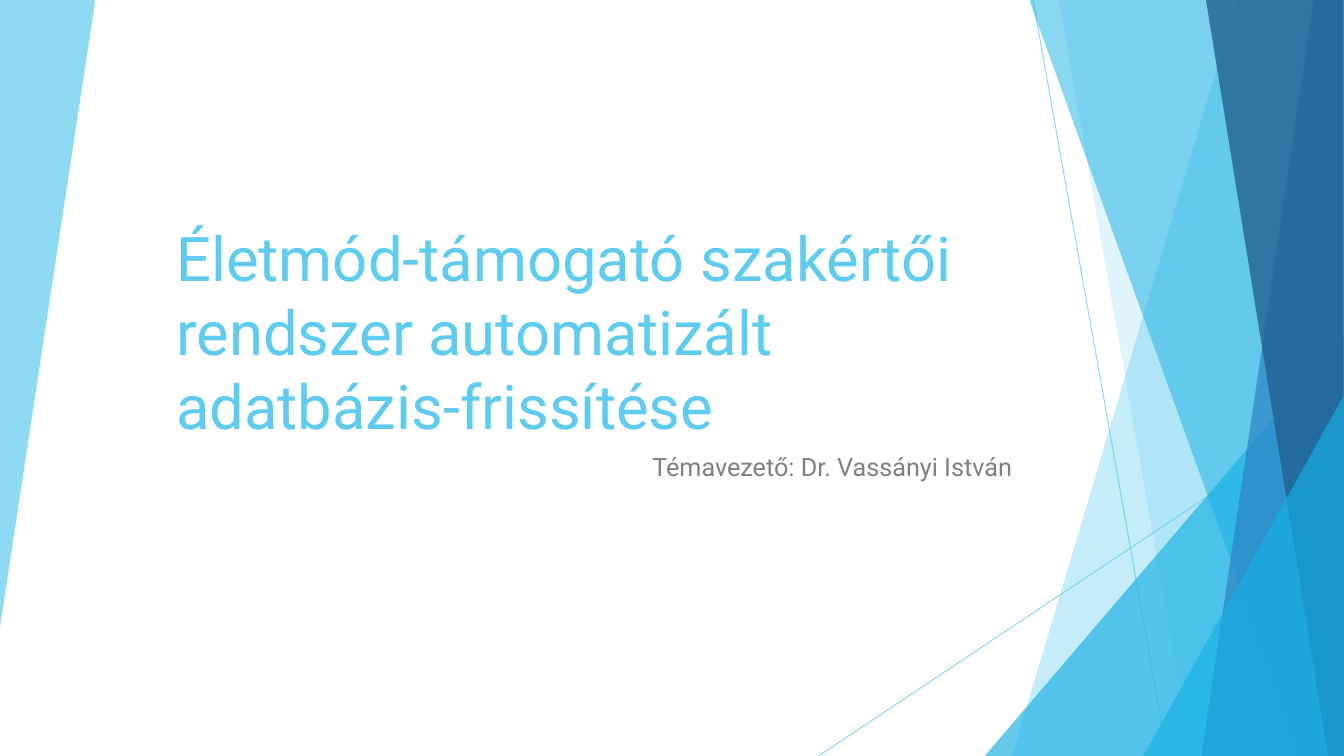
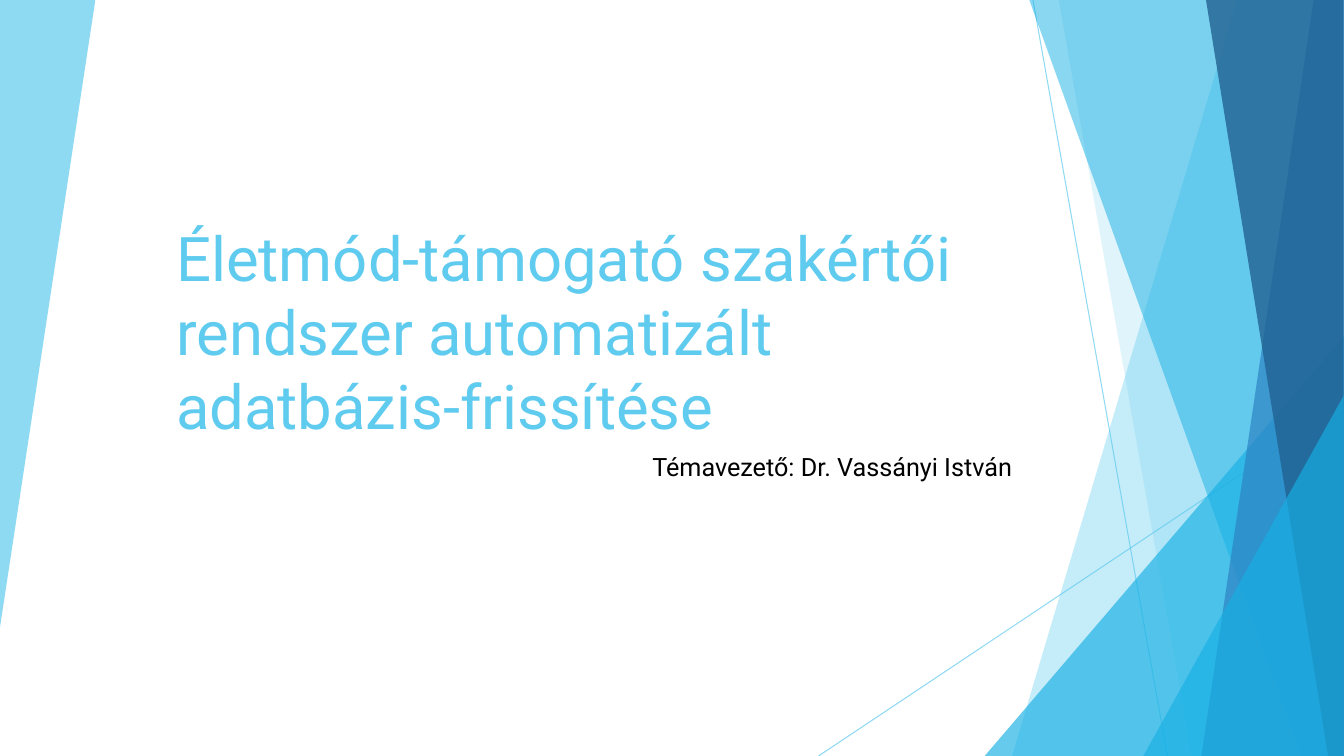
Before and after one commit to tobikjanos/Mernoki_tervezes, a slide deck: slide 1 of 01_MASTER/01_Doc/Szakdolgozat_prezentáció.pptx. Drawn at 1344x756 pixels with LibreOffice and Linux fonts; fonts in the diff are those of the drawing. Boxes give left, top, right and bottom in pixels: in the first picture for what was removed or moved away, otherwise in the second. Text is boxed around its words. In the diff, an @@ line names an element or a change of style, - is before the commit and + after.

```diff
--- a/01_MASTER/01_Doc/Szakdolgozat_prezentáció.pptx
+++ b/01_MASTER/01_Doc/Szakdolgozat_prezentáció.pptx
@@ subtitle "Témavezető: Dr. Vassányi István" at box(652, 457, 1012, 482): text colour #808080 to #000000 @@
```
Also in this commit, not shown: 13 slides added, 3 other files.
